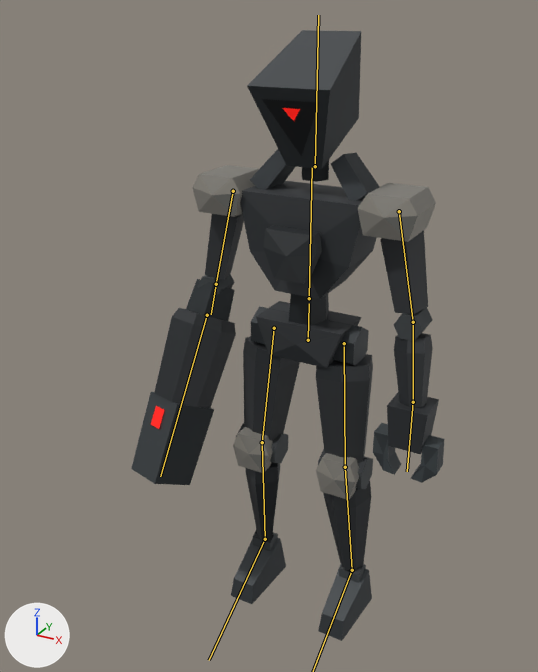
An edit to the glTF model apps/web/public/models/hollow-legion/lancer.glb, drawn before and after from the same camera.
Camera for both pictures: a camera (50 mm lens) standing at (0.927, -1.943, 1.976) and looking at (-0.035, -0.194, 1.102). Lighting does not change. The marker at lower left points along +X, +Y and +Z. The picture after the commit comes second. The bones that change, and the others that lie on the model, are drawn over the model as lines.

In view in the first picture: 'Lancer_Armor'.
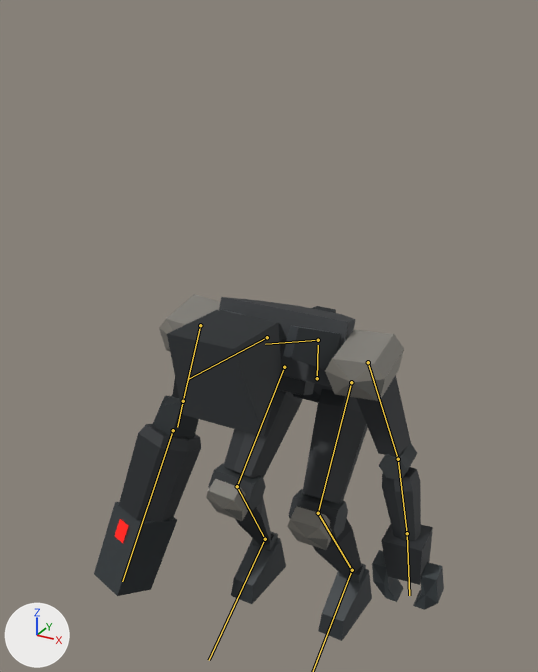
The newer file adds an action. The first version stands in its rest pose; the second is drawn at frame 11 of the action 'Defeated'.

The change, as a diff of the scene's bpy script:
```diff
--- a/apps/web/public/models/hollow-legion/lancer.glb.py
+++ b/apps/web/public/models/hollow-legion/lancer.glb.py
@@ bone_hips @@
 bone_hips = bpy.data.objects['Lancer'].pose.bones['Hips']  # child of 'Root'
-bone_hips.location = (0.0, 0.0, 0.0)
+bone_hips.location = (0.0, -0.17, -0.075)
@@ bone_l_upperleg @@
 bone_l_upperleg = bpy.data.objects['Lancer'].pose.bones['L.UpperLeg']  # child of 'Hips'
-bone_l_upperleg.rotation_quaternion = (1.0, 0.0, 0.0, 0.0)  # degrees (0, 0, 0)
+bone_l_upperleg.rotation_quaternion = (0.946, -0.324, 0.0, -0.025)  # degrees (-38, -1, -3)
@@ bone_l_lowerleg @@
 bone_l_lowerleg = bpy.data.objects['Lancer'].pose.bones['L.LowerLeg']  # child of 'L.UpperLeg'
-bone_l_lowerleg.rotation_quaternion = (1.0, 0.0, 0.0, 0.0)  # degrees (0, 0, 0)
+bone_l_lowerleg.rotation_quaternion = (0.857, 0.514, -0.005, 0.016)  # degrees (62, -1, 1)
@@ bone_l_foot @@
 bone_l_foot = bpy.data.objects['Lancer'].pose.bones['L.Foot']  # child of 'L.LowerLeg'
-bone_l_foot.rotation_quaternion = (1.0, 0.0, 0.0, 0.0)  # degrees (0, 0, 0)
+bone_l_foot.rotation_quaternion = (0.978, -0.208, -0.006, 0.014)  # degrees (-24, 0, 2)
@@ bone_r_upperleg @@
 bone_r_upperleg = bpy.data.objects['Lancer'].pose.bones['R.UpperLeg']  # child of 'Hips'
-bone_r_upperleg.rotation_quaternion = (1.0, 0.0, 0.0, 0.0)  # degrees (0, 0, 0)
+bone_r_upperleg.rotation_quaternion = (0.946, -0.324, 0.0, 0.025)  # degrees (-38, 1, 3)
@@ bone_r_lowerleg @@
 bone_r_lowerleg = bpy.data.objects['Lancer'].pose.bones['R.LowerLeg']  # child of 'R.UpperLeg'
-bone_r_lowerleg.rotation_quaternion = (1.0, 0.0, 0.0, 0.0)  # degrees (0, 0, 0)
+bone_r_lowerleg.rotation_quaternion = (0.857, 0.514, 0.005, -0.016)  # degrees (62, 1, -1)
@@ bone_r_foot @@
 bone_r_foot = bpy.data.objects['Lancer'].pose.bones['R.Foot']  # child of 'R.LowerLeg'
-bone_r_foot.rotation_quaternion = (1.0, 0.0, 0.0, 0.0)  # degrees (0, 0, 0)
+bone_r_foot.rotation_quaternion = (0.978, -0.208, 0.006, -0.014)  # degrees (-24, 0, -2)
@@ bone_spine @@
 bone_spine = bpy.data.objects['Lancer'].pose.bones['Spine']  # child of 'Hips'
-bone_spine.rotation_quaternion = (1.0, 0.0, 0.0, 0.0)  # degrees (0, 0, 0)
+bone_spine.rotation_quaternion = (0.82, 0.573, 0.01, -0.014)  # degrees (70, 2, -1)
@@ bone_head @@
 bone_head = bpy.data.objects['Lancer'].pose.bones['Head']  # child of 'Spine'
-bone_head.rotation_quaternion = (1.0, 0.0, 0.0, 0.0)  # degrees (0, 0, 0)
+bone_head.rotation_quaternion = (0.994, 0.11, 0.0, 0.0)  # degrees (13, 0, 0)
@@ bone_l_upperarm @@
 bone_l_upperarm = bpy.data.objects['Lancer'].pose.bones['L.UpperArm']  # child of 'Spine'
-bone_l_upperarm.rotation_quaternion = (1.0, 0.0, 0.0, 0.0)  # degrees (0, 0, 0)
+bone_l_upperarm.rotation_quaternion = (0.858, -0.473, -0.132, -0.15)  # degrees (-56, -22, -8)
@@ bone_l_forearm @@
 bone_l_forearm = bpy.data.objects['Lancer'].pose.bones['L.Forearm']  # child of 'L.UpperArm'
-bone_l_forearm.rotation_quaternion = (1.0, 0.0, 0.0, 0.0)  # degrees (0, 0, 0)
+bone_l_forearm.rotation_quaternion = (0.999, -0.039, -0.005, -0.006)  # degrees (-4, -1, -1)
@@ bone_r_upperarm @@
 bone_r_upperarm = bpy.data.objects['Lancer'].pose.bones['R.UpperArm']  # child of 'Spine'
-bone_r_upperarm.rotation_quaternion = (1.0, 0.0, 0.0, 0.0)  # degrees (0, 0, 0)
+bone_r_upperarm.rotation_quaternion = (0.858, -0.473, 0.132, 0.15)  # degrees (-56, 22, 8)
@@ bone_r_forearm @@
 bone_r_forearm = bpy.data.objects['Lancer'].pose.bones['R.Forearm']  # child of 'R.UpperArm'
-bone_r_forearm.rotation_quaternion = (1.0, 0.0, 0.0, 0.0)  # degrees (0, 0, 0)
+bone_r_forearm.rotation_quaternion = (0.999, -0.039, 0.005, 0.006)  # degrees (-4, 1, 1)
```

Boxes (x1, y1, x2, y2) around the edits, measured in the pictures (538 x 672 px):
'Lancer_Armor', posed (12% wider, 43% shorter)
    before: (131, 30, 444, 641)
    after: (94, 294, 444, 641)
bone 'Hips', root to tip
    before: (308, 340) to (309, 303)
    after: (317, 378) to (318, 345)
bone 'L.UpperLeg', root to tip
    before: (344, 343) to (345, 467)
    after: (351, 382) to (318, 513)
bone 'L.LowerLeg', root to tip
    before: (345, 467) to (352, 570)
    after: (318, 513) to (352, 570)
bone 'R.UpperLeg', root to tip
    before: (274, 328) to (262, 442)
    after: (284, 367) to (237, 486)
bone 'R.LowerLeg', root to tip
    before: (262, 442) to (265, 539)
    after: (237, 486) to (265, 539)
bone 'Spine', root to tip
    before: (309, 298) to (312, 167)
    after: (318, 340) to (265, 344)
bone 'Head', root to tip
    before: (315, 166) to (318, 15)
    after: (267, 337) to (188, 379)
bone 'L.UpperArm', root to tip
    before: (399, 211) to (413, 322)
    after: (368, 362) to (398, 459)
bone 'L.Forearm', root to tip
    before: (413, 322) to (413, 402)
    after: (398, 459) to (407, 533)
bone 'R.UpperArm', root to tip
    before: (233, 191) to (216, 284)
    after: (200, 325) to (183, 401)
bone 'R.Forearm', root to tip
    before: (216, 284) to (211, 314)
    after: (183, 401) to (177, 427)
